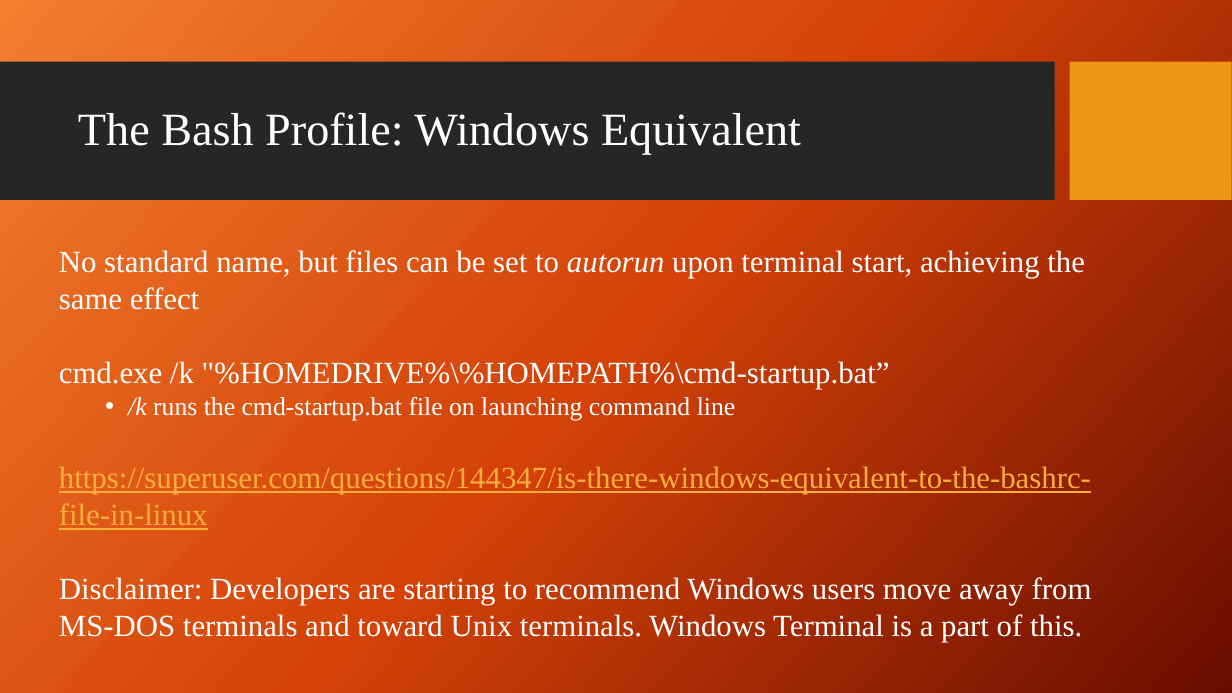
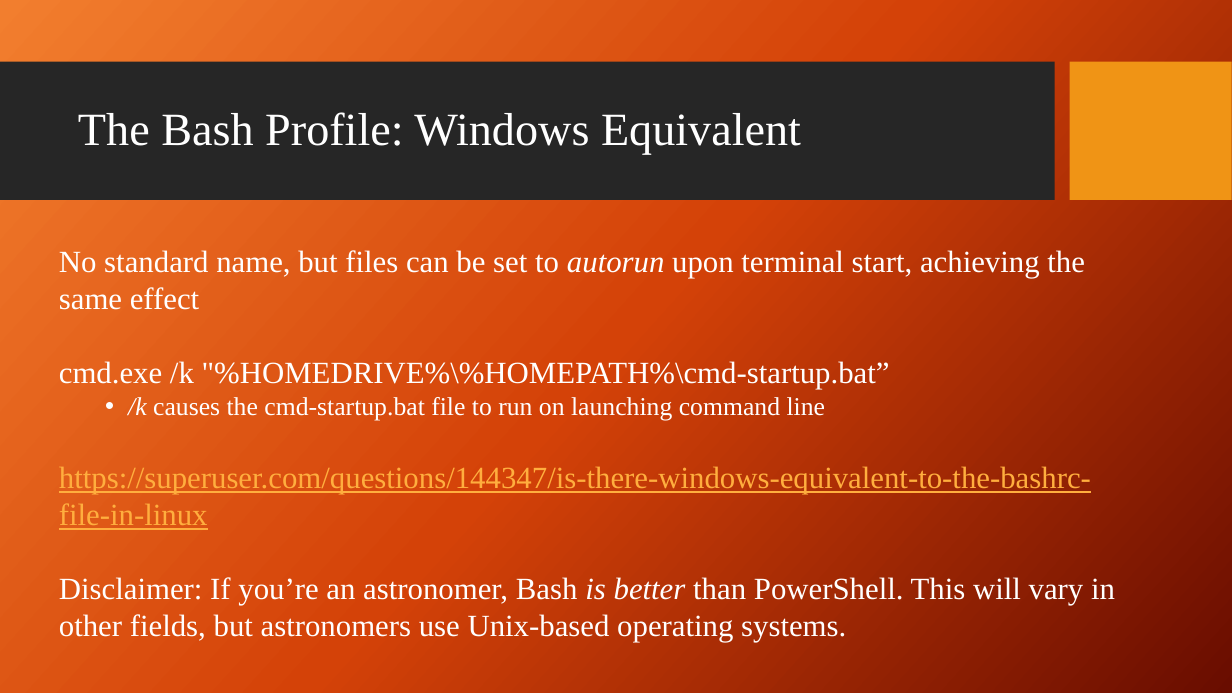
Before and after one commit to giganano/PythonBootcamp, a slide deck: slide 15 of slides/terminal.pptx. Drawn at 1232x693 pixels with LibreOffice and Linux fonts; fonts in the diff are those of the drawing; background and template pictures are left out. Boxes give left, top, right and bottom in pixels: in the first picture for what was removed or moved away, otherwise in the second. Text is boxed around its words. In the diff, an @@ line names an element or a change of style, - is before the commit and + after.

```diff
--- a/slides/terminal.pptx
+++ b/slides/terminal.pptx
@@ text at (x1=128, y1=397, x2=825, y2=421): text changed @@
-  • /k runs the cmd-startup.bat file on launching command line
+  • /k causes the cmd-startup.bat file to run on launching command line
@@ text at (x1=59, y1=577, x2=1115, y2=642): text changed @@
-Disclaimer: Developers are starting to recommend Windows users move away from MS-DOS terminals and toward Unix terminals. Windows Terminal is a part of this.
+Disclaimer: If you’re an astronomer, Bash is better than PowerShell. This will vary in other fields, but astronomers use Unix-based operating systems.
```
Also in this commit, not shown: 22 other files.
